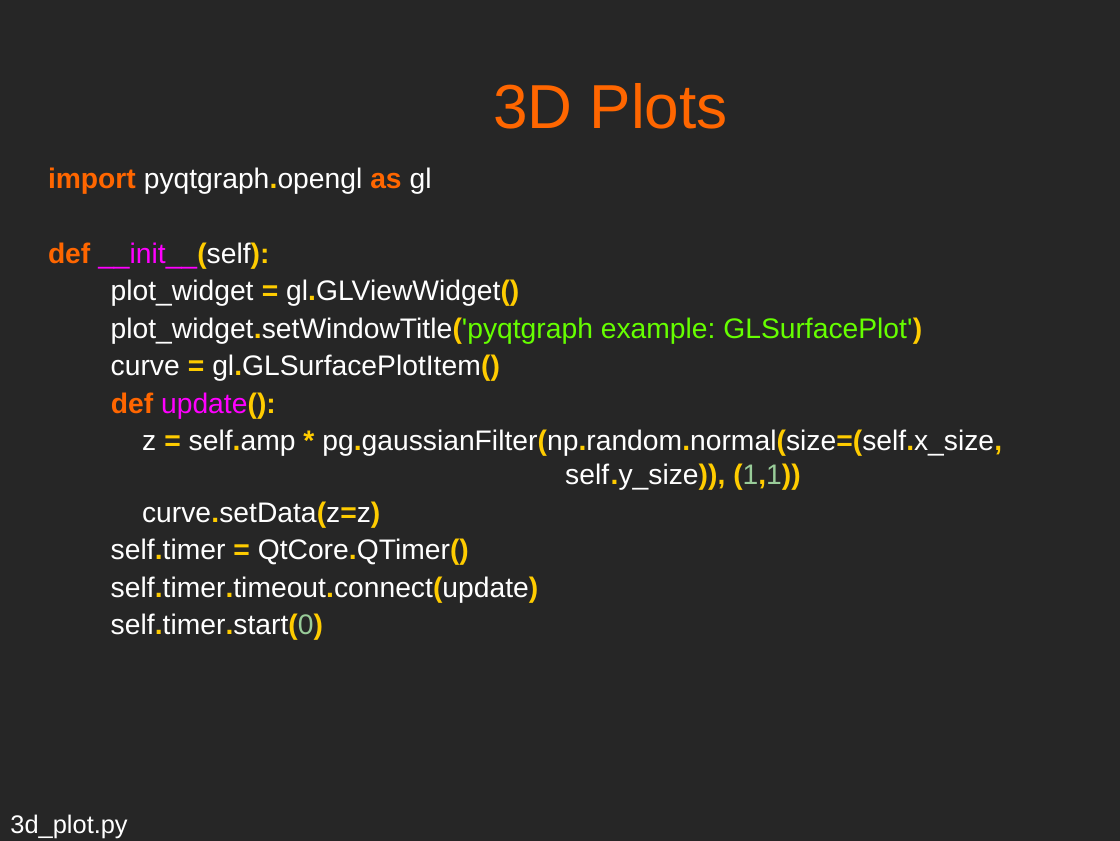
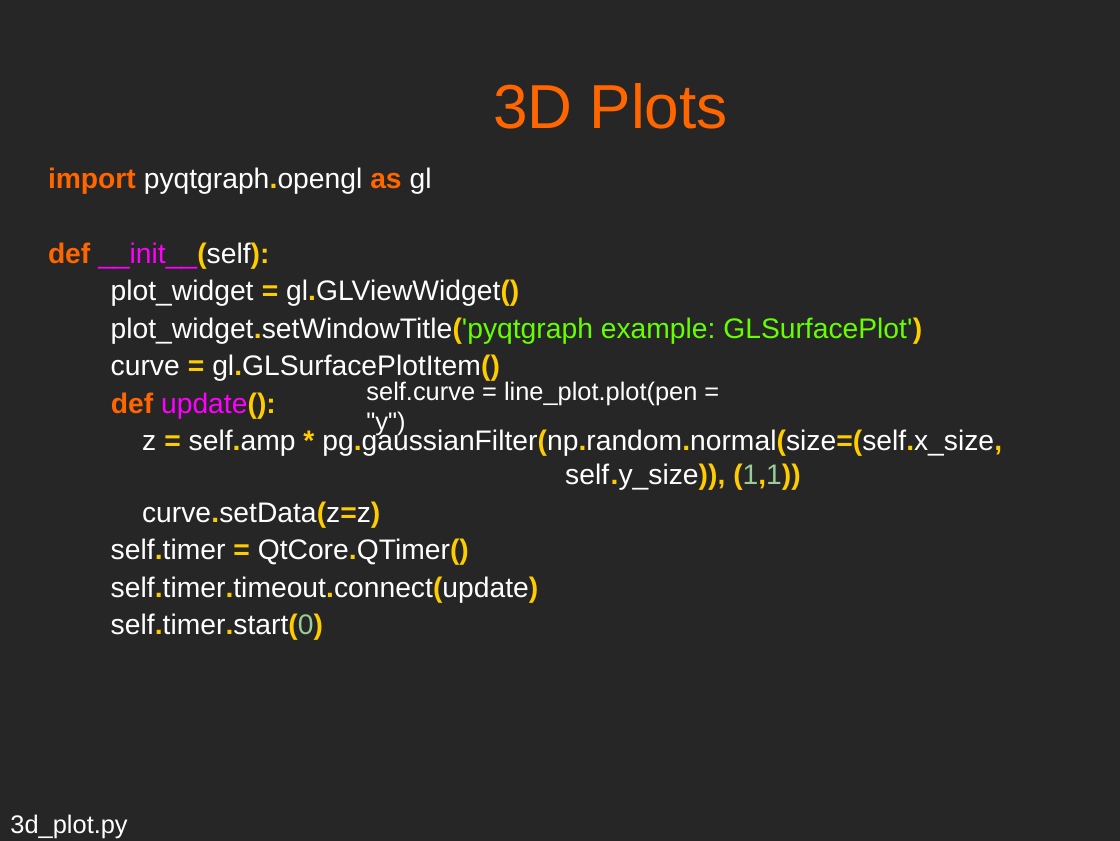
Before and after one commit to mfarhan12/qt-presentation, a slide deck: slide 27 of OPAG QT Presentation.odp (slide 25 before the commit). Drawn at 1120x841 pixels with LibreOffice and Linux fonts; fonts in the diff are those of the drawing. Boxes give left, top, right and bottom in pixels: in the first picture for what was removed or moved away, otherwise in the second. Text is boxed around its words. In the diff, an @@ line names an element or a change of style, - is before the commit and + after.

```diff
--- a/OPAG QT Presentation.odp
+++ b/OPAG QT Presentation.odp
@@ text added at (x1=366, y1=381, x2=697, y2=436), 18 pt, text #FFFFFF @@
+self.curve = line_plot.plot(pen = "y")
```
Also in this commit, not shown: 1 other slide changed, 2 slides added, 6 other files.
